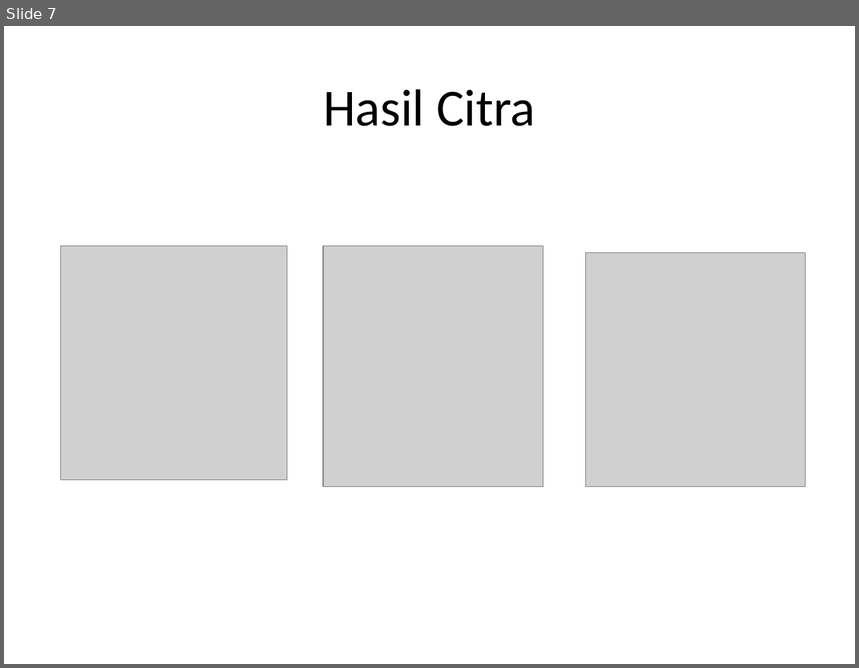
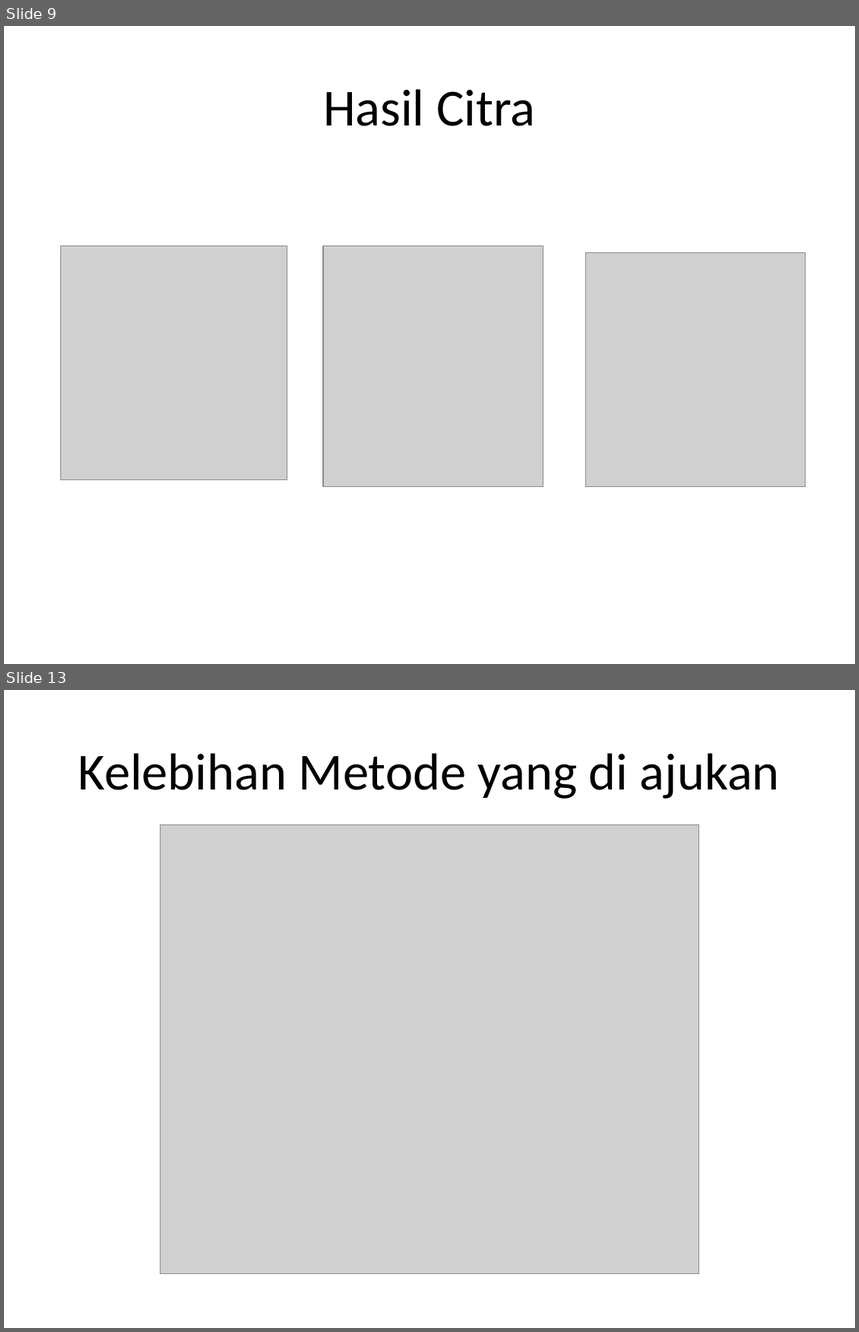
Before and after one commit to tbalci/pln-pcd, a slide deck: presentasi PCD.pptx. Shown one above the other, each under a label of ours: slide 7 before the commit, slides 9 and 13 after it; the slides between them are not shown. The pictures are 859x668 and 859x1332 pixels, drawn with LibreOffice and Linux fonts; fonts in the diff are those of the drawing; grey boxes stand for pictures. Boxes give left, top, right and bottom in pixels: in the first picture for what was removed or moved away, otherwise in the second. Text is boxed around its words. In the diff, an @@ line names an element or a change of style, - is before the commit and + after.

```diff
--- a/presentasi PCD.pptx
+++ b/presentasi PCD.pptx
@@ slide 13 added at (4,690,855,1328), background #FFFFFF @@
@@ title added at (78,753,780,799), 44 pt, text #000000 @@
+Kelebihan Metode yang di ajukan
@@ picture added at (160,825,699,1274) @@
@@ what was slide 7 is now slide 9 @@
```
Also in this commit, not shown: 5 slides changed, 7 other slides added, 2 slides removed.
